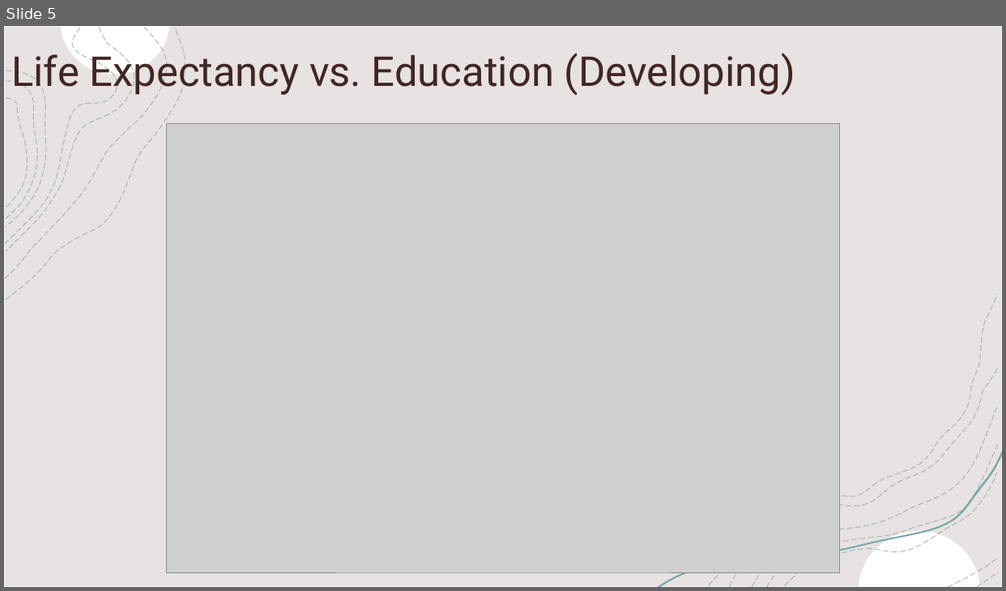
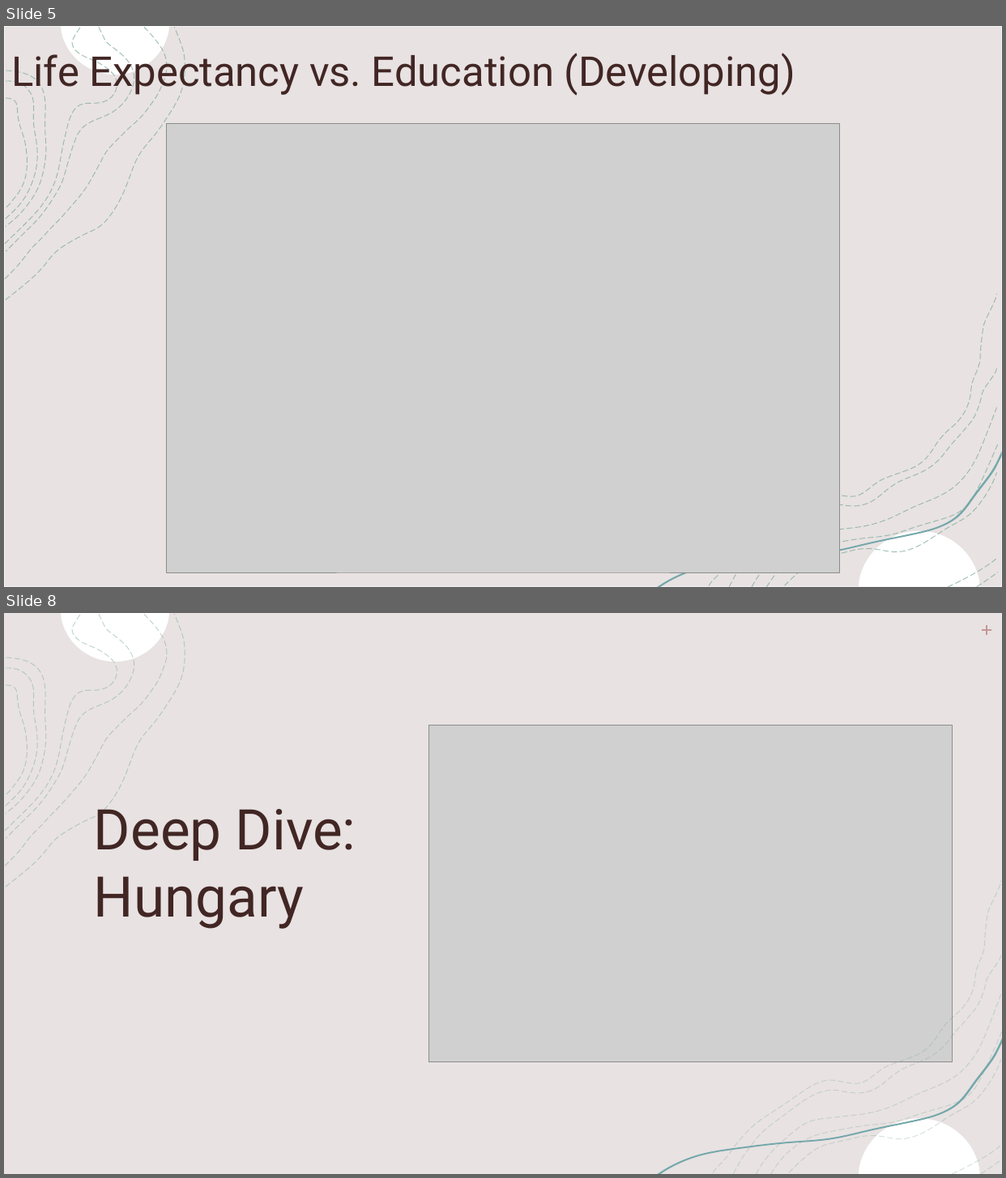
Before and after one commit to jaryan77/TeamTitans_Project_1, a slide deck: Life Expectancy Presentation.pptx. Shown one above the other, each under a label of ours: slide 5 before the commit, slides 5 and 8 after it; the slides between them are not shown. The pictures are 1006x591 and 1006x1178 pixels, drawn with LibreOffice and Linux fonts; fonts in the diff are those of the drawing; grey boxes stand for pictures. Boxes give left, top, right and bottom in pixels: in the first picture for what was removed or moved away, otherwise in the second. Text is boxed around its words. In the diff, an @@ line names an element or a change of style, - is before the commit and + after.

Commit message:
made edits to powerpoint and added more png images

```diff
--- a/Life Expectancy Presentation.pptx
+++ b/Life Expectancy Presentation.pptx
@@ slide 8 added at (4,613,1002,1174), background #FFFFFF; not listed: 8 template elements that a slide beside it also shows @@
@@ rectangle added at (4,613,1002,1174), fill #FFFFFF, outline #F2F2F2 1 pt @@
@@ rectangle added at (4,613,1002,1174), fill #E8E2E2 @@
@@ freeform shape added at (5,615,167,866), outline #81AA9B 0.75 pt dashed @@
@@ freeform shape added at (5,615,117,831), outline #81AA9B 0.75 pt dashed @@
@@ line added from (982, 630) to (991, 630), #C59793 1 pt @@
@@ line added from (987, 625) to (987, 635), #C59793 1 pt @@
@@ freeform shape added at (5,668,37,807), outline #81AA9B 0.75 pt dashed @@
@@ group added at (5,613,185,887): 8 freeform shapes @@
@@ picture added at (428,725,953,1063) @@
@@ title added at (94,799,356,929), 54 pt, text #412624 @@
+Deep Dive: Hungary
@@ group added at (730,956,998,1174): 5 freeform shapes @@
@@ freeform shape added at (657,1038,1002,1174), fill #75A8AB @@
@@ group added at (658,881,1002,1174): 9 freeform shapes @@
@@ freeform shape added at (859,1118,980,1174), fill #FFFFFF @@
```
Also in this commit, not shown: 2 slides changed, 3 other slides added, 7 other files.
